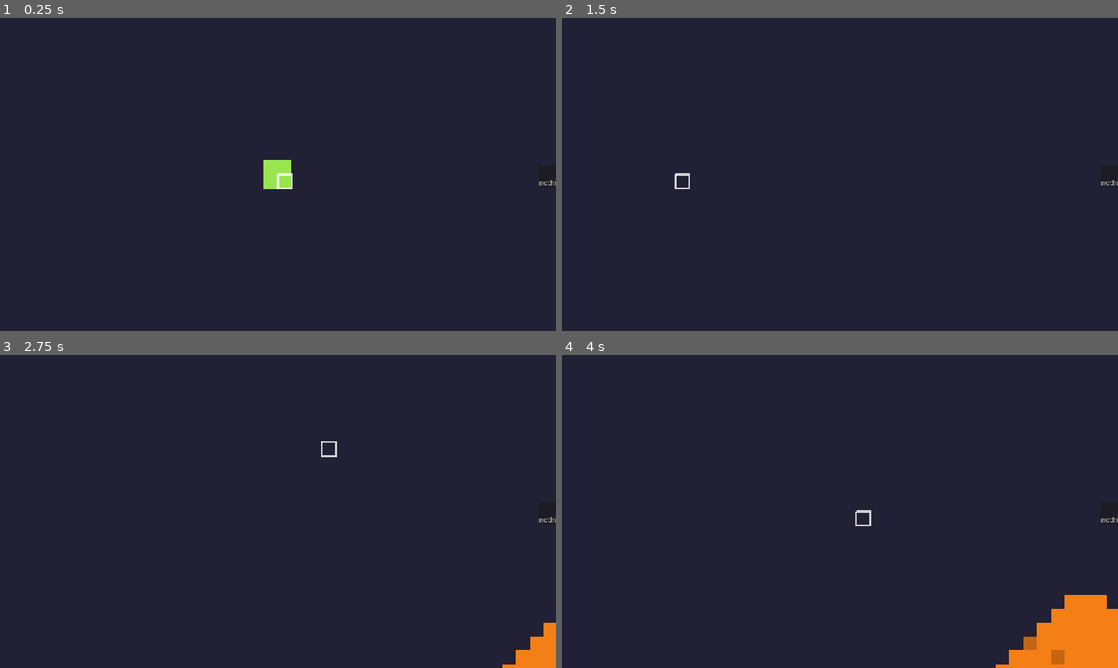
Above: before the commit, frames 1-4 (two rows, left to right).
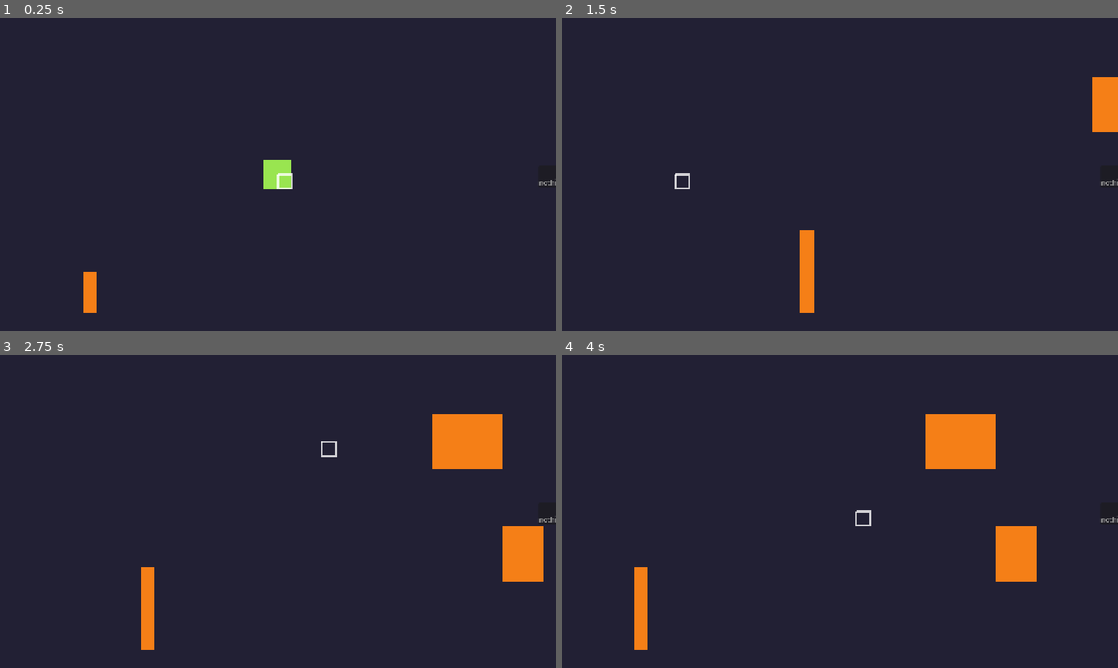
Above: after the commit, the same moments.

Repository: Relieur/David
Game: Godot game, scene res://scene/wolrd.tscn
The game is run twice, just before and just after one commit, with the same random seed, the same clock (stepped at 60 frames per second) and the same inputs. The project has no main scene, so this scene is started directly.
Inputs (mouse positions are in pixels of both pictures, inside the frame that each line leads up to):
- Up to frame 1 (0.25 s): no input
- Up to frame 2 (1.5 s): tap Enter at 0.5 s; move the mouse to (962, 158) at 0.52 s; hold D (move_right) 0.53-1.25 s; click (962, 158) at 0.67 s; tap Space at 0.77 s; drag from (728, 190) to (573, 174) at 1.27 s
- Up to frame 3 (2.75 s): tap Space at 2 s; move the mouse to (333, 442) at 2.02 s; hold D (move_right) from 2.03 s (still down); click (333, 442) at 2.17 s
- Up to frame 4 (4 s): release D (move_right) at 2.75 s; drag from (1084, 658) to (673, 464) at 2.77 s; tap Enter at 3.5 s; drag from (1029, 642) to (867, 511) at 3.52 s

The runs differ from the first frame. In frame 1, 0.3% of the frame differs, in the area x 15-18%, y 81-95%; in frame 2, 1.5%; in frame 3, 4.9%; in frame 4, 7.6%, in the area x 13-100%, y 18-100%.

Commit message:
更改矿物生成
矿物生成更加合理

Diff:
--- a/script/camera_2d.gd
+++ b/script/camera_2d.gd
@@ -5,6 +5,11 @@
 @export var smooth:float=10.0
 @export var zoom_level:=1.0
 @export var limit_to_map:bool=true
+
+
+@export var zoom_step:float=0.1
+@export var zoom_min:float=0.5
+@export var zoom_max:float=4.0
 
 var _target_position:Vector2
 var _home_position:Vector2
@@ -48,3 +53,25 @@
 func _input(event: InputEvent) -> void:
 	if event is InputEventKey and event.keycode==KEY_SPACE and event.pressed and not event.echo:
 		_target_position=_home_position
+
+
+
+#缩放
+func _unhandled_input(event:InputEvent)->void:
+	if event is InputEventMouseButton and event.pressed:
+		if event.button_index==MOUSE_BUTTON_WHEEL_UP:
+			_zoom_at_mouse(1.0 + zoom_step)
+		elif  event.button_index==MOUSE_BUTTON_WHEEL_DOWN:
+			_zoom_at_mouse(1.0 - zoom_step)
+
+func _zoom_at_mouse(factor:float)->void:
+	var old_zoom:=zoom.x
+	var new_zoom: float=clamp(old_zoom*factor,zoom_min,zoom_max)
+	if is_equal_approx(old_zoom,new_zoom):
+		return
+	var mouse_world:=get_global_mouse_position()
+	zoom=Vector2(new_zoom,new_zoom)
+	var mouse_world_after:=get_global_mouse_position()
+	var diff:=mouse_world-mouse_world_after
+	position+=diff
+	_target_position+=diff
--- a/script/wolrd.gd
+++ b/script/wolrd.gd
@@ -15,13 +15,18 @@
 
 
 const TILE_SIZE=16
-const MAP_SIZE=Vector2i(128,128)
+const MAP_SIZE=Vector2i(128,128)#画布尺寸
+const LAND_CAP=-0.3
+const ORE_CAP = 0.55
+
+const ORE_PATCH_COUNT:=40
+const ORE_PATCH_MIN:=1
+const ORE_PATCH_MAX:=6
 
 
-const LAND_CAP=-0.3
-const ORE_CAP = 0.55
 #中心留空
-const  NO_ORE_RADIUS:=20.0
+const  NO_ORE_RADIUS:=8.0
+
 
 func _ready() -> void:
 	generate_world()
@@ -51,18 +56,12 @@
 
 
 
-	#矿物
-	var copper_noise=FastNoiseLite.new()
-	copper_noise.seed=height_noise.seed+1000
-	copper_noise.noise_type=FastNoiseLite.TYPE_SIMPLEX
-	copper_noise.frequency=0.02
-	copper_noise.fractal_octaves=2
 
 	var center :=Vector2(MAP_SIZE.x*0.5,MAP_SIZE.y*0.5)
+	var water_cells:Array[Vector2i]=[]
+	var center_cell:=Vector2i(MAP_SIZE.x /2,MAP_SIZE.y /2)
+	var ground_cells:Array[Vector2i]=[]
 
-	var water_cells:Array[Vector2i]=[]
-	var ground_cells:Array[Vector2i]=[]
-	var copper_cells:Array[Vector2i]=[]
 
 	for x in MAP_SIZE.x:
 		for y in MAP_SIZE.y:
@@ -73,14 +72,12 @@
 				water_cells.append(Vector2i(x,y))
 			else :
 				ground_cells.append(pos)
-				if Vector2(x,y).distance_to(center)<NO_ORE_RADIUS:
-					continue
-				if copper_noise.get_noise_2d(x,y)>ORE_CAP:
-					copper_cells.append(pos)
 
+	var copper_cells:Array[Vector2i]=[]
+	_generate_ore_patches(copper_cells,water_cells,center_cell)
 	tilemap.set_cells_terrain_connect(water_cells,0,0)
 	tilemap.set_cells_terrain_connect(ground_cells,0,1)
-	#tilemap.set_cells_terrain_connect(ore_cells,0,2)
+
 	for cell in copper_cells:
 		var copper : =ORE_SCENE.instantiate()
 		copper.global_position=tilemap.map_to_local(cell)
@@ -101,6 +98,48 @@
 	pass
 
 
+#生成矿物
+func _generate_ore_patches(copper_cells:Array[Vector2i],water_cells:Array[Vector2i],center_cell:Vector2i)->void:
+	var rng:=RandomNumberGenerator.new()
+	rng.randomize()
+
+	var water_set:={}
+	for c in water_cells:
+		water_set[c]=true
+	var ore_set:={}
+	var attemps:=0
+	var max_attemps:=2000
+	var target_ore_cells:=800
+	while ore_set.size()<target_ore_cells and attemps<max_attemps:
+		attemps+=1
+		var cx=rng.randi_range(0,MAP_SIZE.x-1)
+		var cy=rng.randi_range(0,MAP_SIZE.y-1)
+		var origin:=Vector2i(cx,cy)
+		if Vector2(origin).distance_to(Vector2(center_cell))<NO_ORE_RADIUS:
+			continue
+		var w:=rng.randi_range(ORE_PATCH_MIN,ORE_PATCH_MAX)
+		var h:=rng.randi_range(ORE_PATCH_MIN,ORE_PATCH_MAX)
+		if cx+w>MAP_SIZE.x or cy+h>MAP_SIZE.y:
+			continue
+		var ok:=true
+		for dx in w:
+			for dy in h:
+				var c:=Vector2i(cx+dx,cy+dy)
+				if water_set.has(c) or ore_set.has(c):
+					ok=false
+					break
+			if not ok:
+				break
+		if  not ok:
+			continue
+		for dx in w:
+			for dy in h:
+				var c=Vector2i(cx+dx,cy+dy)
+				ore_set[c]=true
+	copper_cells.clear()
+	for c in ore_set.keys():
+		copper_cells.append(c)
+
 #回调采集
 func _on_copper_mined(ore_type:String ,amount :int ,ore:Node2D)->void:
 	var drop : =DROPPED_ITEM_SCENE.instantiate()
